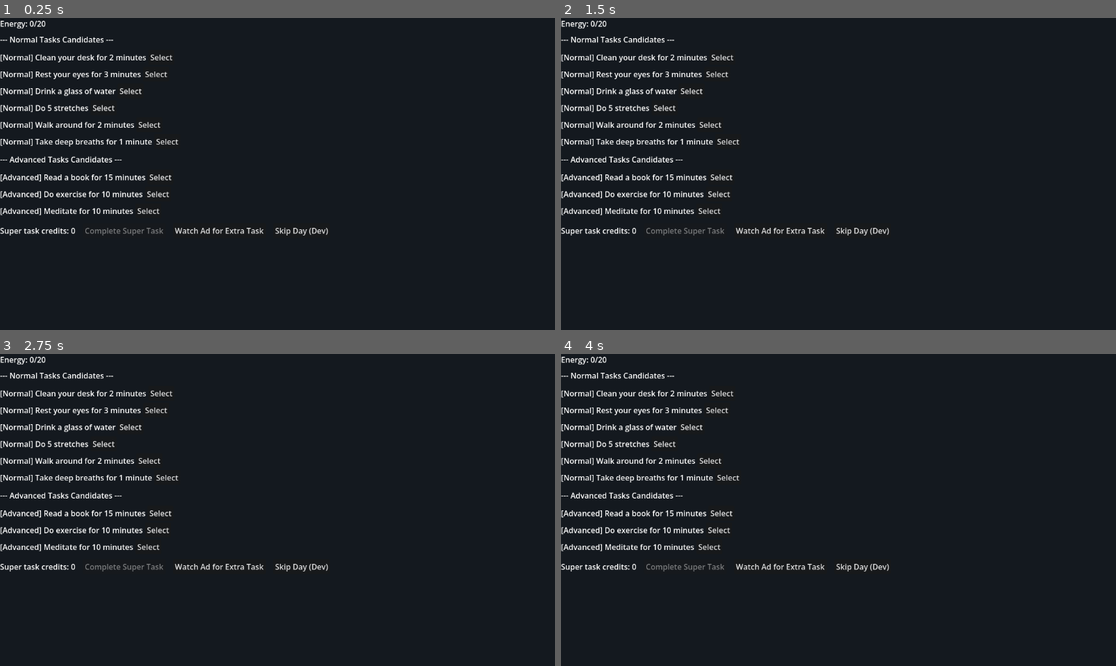
Above: before the commit, frames 1-4 (two rows, left to right).
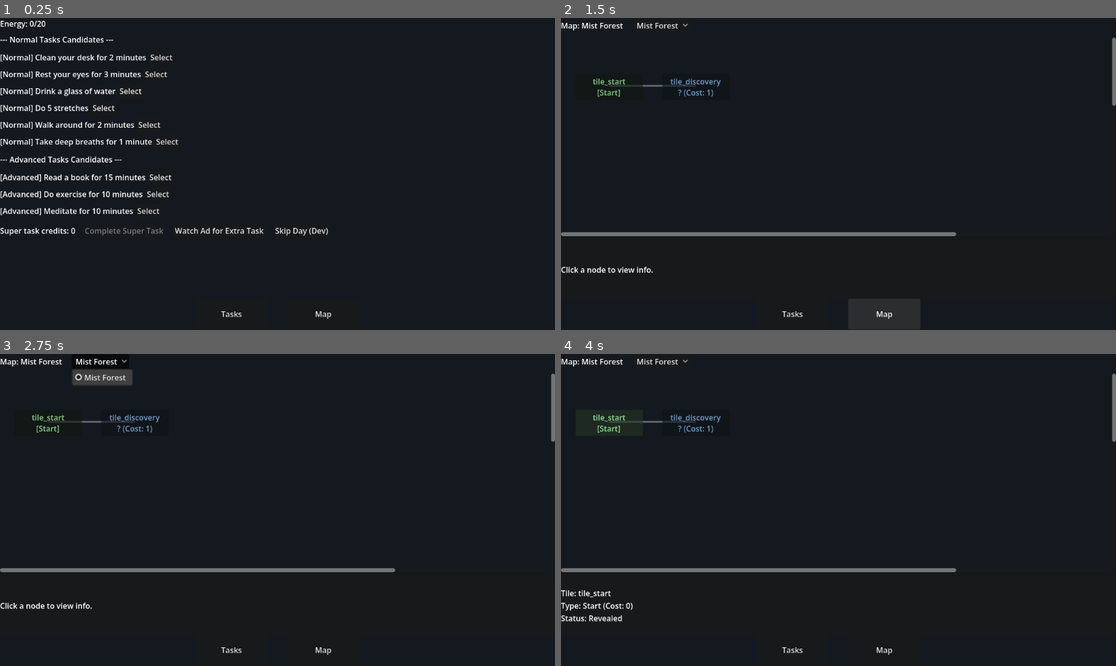
Above: after the commit, the same moments.

Repository: shellpig/Sparkote
Game: Godot game, scene res://scenes/main.tscn
Two runs of this game, one before a commit and one after it. Both use one fixed random seed, a clock stepped at 60 frames per second and the inputs below.
Inputs (mouse positions are in pixels of both pictures, inside the frame that each line leads up to):
- Up to frame 1 (0.25 s): no input
- Up to frame 2 (1.5 s): click (794, 314) at 0.5 s, where only the run after the commit has a clickable "Tasks"; click (882, 314) at 1.25 s, where only the run after the commit has a clickable "Map"
- Up to frame 3 (2.75 s): click (99, 360) at 2 s, where only the run after the commit has a clickable "Mist Forest"
- Up to frame 4 (4 s): click (610, 422) at 2.75 s, where only the run after the commit has a clickable "tile_start [Start]"; click (610, 422) at 3.5 s, where only the run after the commit has a clickable "tile_start [Start]"

The runs differ from the first frame. In frame 1, less than 0.1% of the frame differs, in the area x 39-60%, y 93-97%; in frame 2, 5.3%; in frame 3, 5.7%, in the area x 0-100%, y 0-97%; in frame 4, 5.5%.

Commit message:
Implement Phase 1-C: Exploration System, Map View, and Map Page UI

Diff:
--- a/project.godot
+++ b/project.godot
@@ -25,6 +25,8 @@
 SaveService="*res://scripts/autoload/save_service.gd"
 UINavigation="*res://scripts/autoload/ui_navigation.gd"
 EventSystem="*res://scripts/systems/event_system.gd"
+Exploration="*res://scripts/systems/exploration.gd"
+
 
 [editor_plugins]
 
--- a/scenes/main.tscn
+++ b/scenes/main.tscn
@@ -1,7 +1,8 @@
-[gd_scene load_steps=3 format=3 uid="uid://cx6i8d7rby1q8"]
+[gd_scene load_steps=4 format=3 uid="uid://cx6i8d7rby1q8"]
 
 [ext_resource type="Script" path="res://scripts/ui/main.gd" id="1_1"]
 [ext_resource type="PackedScene" uid="uid://bsh2i31m0q1v4" path="res://scenes/ui/task_page.tscn" id="2_2"]
+[ext_resource type="PackedScene" uid="uid://c7t4f65p8b2c8" path="res://scenes/ui/map_page.tscn" id="3_3"]
 
 [node name="Main" type="Node"]
 script = ExtResource("1_1")
@@ -20,9 +21,34 @@
 layout_mode = 1
 anchors_preset = 15
 anchor_right = 1.0
-anchor_bottom = 1.0
+anchor_bottom = 0.9
 grow_horizontal = 2
 grow_vertical = 2
 
 [node name="TaskPage" parent="CanvasLayer/UIRoot/Pages" instance=ExtResource("2_2")]
 layout_mode = 1
+
+[node name="MapPage" parent="CanvasLayer/UIRoot/Pages" instance=ExtResource("3_3")]
+visible = false
+layout_mode = 1
+
+[node name="NavBar" type="HBoxContainer" parent="CanvasLayer/UIRoot"]
+layout_mode = 1
+anchors_preset = 12
+anchor_top = 0.9
+anchor_right = 1.0
+anchor_bottom = 1.0
+grow_horizontal = 2
+grow_vertical = 0
+alignment = 1
+theme_override_constants/separation = 40
+
+[node name="TasksButton" type="Button" parent="CanvasLayer/UIRoot/NavBar"]
+custom_minimum_size = Vector2(150, 40)
+layout_mode = 2
+text = "Tasks"
+
+[node name="MapButton" type="Button" parent="CanvasLayer/UIRoot/NavBar"]
+custom_minimum_size = Vector2(150, 40)
+layout_mode = 2
+text = "Map"
--- /dev/null
+++ b/scenes/ui/map_page.tscn
@@ -0,0 +1,49 @@
+[gd_scene load_steps=2 format=3 uid="uid://c7t4f65p8b2c8"]
+
+[ext_resource type="Script" path="res://scripts/ui/map_page.gd" id="1_1"]
+
+[node name="MapPage" type="Control"]
+layout_mode = 3
+anchors_preset = 15
+anchor_right = 1.0
+anchor_bottom = 1.0
+grow_horizontal = 2
+grow_vertical = 2
+script = ExtResource("1_1")
+
+[node name="VBoxContainer" type="VBoxContainer" parent="."]
+layout_mode = 1
+anchors_preset = 15
+anchor_right = 1.0
+anchor_bottom = 1.0
+grow_horizontal = 2
+grow_vertical = 2
+theme_override_constants/separation = 10
+
+[node name="Header" type="HBoxContainer" parent="VBoxContainer"]
+layout_mode = 2
+theme_override_constants/separation = 20
+
+[node name="MapTitle" type="Label" parent="VBoxContainer/Header"]
+layout_mode = 2
+text = "Map: Loading..."
+
+[node name="MapSwitcher" type="OptionButton" parent="VBoxContainer/Header"]
+layout_mode = 2
+
+[node name="ScrollContainer" type="ScrollContainer" parent="VBoxContainer"]
+layout_mode = 2
+size_flags_vertical = 3
+
+[node name="MapBoard" type="Control" parent="VBoxContainer/ScrollContainer"]
+custom_minimum_size = Vector2(1600, 1200)
+layout_mode = 2
+
+[node name="DetailPanel" type="PanelContainer" parent="VBoxContainer"]
+custom_minimum_size = Vector2(0, 120)
+layout_mode = 2
+
+[node name="DetailLabel" type="Label" parent="VBoxContainer/DetailPanel"]
+layout_mode = 2
+text = "Click a node to view info."
+autowrap_mode = 2
--- /dev/null
+++ b/scripts/systems/exploration.gd
@@ -0,0 +1,181 @@
+extends Node
+
+var current_map_id: String = ""
+
+func _ready() -> void:
+	# If no maps are unlocked, unlock "map_1" as the starting map
+	if GameState.unlocked_maps.is_empty():
+		unlock_map("map_1")
+
+	# Set default current map
+	if current_map_id.is_empty() and not GameState.unlocked_maps.is_empty():
+		current_map_id = GameState.unlocked_maps[0]
+
+func can_flip(map_id: String, tile_id: String) -> Dictionary:
+	# 1. Check if map is unlocked
+	if not GameState.is_map_unlocked(map_id):
+		return {"ok": false, "reason": "map_locked"}
+
+	# 2. Check if already revealed
+	if GameState.is_tile_revealed(map_id, tile_id):
+		return {"ok": false, "reason": "already_revealed"}
+
+	# 3. Retrieve map and tile data
+	var map_data = Content.get_map(map_id)
+	if map_data.is_empty():
+		return {"ok": false, "reason": "invalid_map"}
+
+	var tiles_data = map_data.get("tiles", [])
+	var target_tile = null
+	for tile in tiles_data:
+		if tile.get("id") == tile_id:
+			target_tile = tile
+			break
+
+	if not target_tile:
+		return {"ok": false, "reason": "invalid_tile"}
+
+	# 4. Check adjacency (must be adjacent to a revealed tile on this map)
+	if not GameState.is_adjacent_to_revealed(map_id, tile_id):
+		return {"ok": false, "reason": "too_far"}
+
+	# 5. Check requirements
+	var reqs = target_tile.get("requirements", [])
+	if not GameState.meets_requirements(reqs):
+		var unmet = GameState.unmet_requirements(reqs)
+		return {"ok": false, "reason": "blocked", "unmet": unmet}
+
+	# 6. Check energy
+	var cost = int(target_tile.get("cost", 0))
+	if not GameState.can_afford(cost):
+		return {"ok": false, "reason": "no_energy"}
+
+	return {"ok": true}
+
+func flip_tile(map_id: String, tile_id: String) -> Dictionary:
+	var check = can_flip(map_id, tile_id)
+	if not check.get("ok", false):
+		return check
+
+	# Get tile data
+	var map_data = Content.get_map(map_id)
+	var tiles_data = map_data.get("tiles", [])
+	var target_tile = null
+	for tile in tiles_data:
+		if tile.get("id") == tile_id:
+			target_tile = tile
+			break
+
+	if not target_tile:
+		return {"ok": false, "reason": "invalid_tile"}
+
+	var cost = int(target_tile.get("cost", 0))
+	var tile_type = target_tile.get("type", "")
+
+	# Spend energy
+	if not GameState.spend_energy(cost):
+		return {"ok": false, "reason": "no_energy"}
+
+	# Mark revealed
+	GameState.mark_revealed(map_id, tile_id)
+
+	# Log to diary
+	GameState.log_to_diary(GameState.game_day, "tiles_revealed", 1)
+
+	var outcome = {
+		"ok": true,
+		"type": tile_type,
+		"rewards_applied": {}
+	}
+
+	# Settle based on tile type
+	match tile_type:
+		"discovery":
+			var rewards = target_tile.get("rewards", {})
+			GameState.apply_rewards(rewards)
+			outcome["rewards_applied"] = rewards
+		"resource_point":
+			var first_rewards = target_tile.get("first_rewards", {})
+			GameState.apply_rewards(first_rewards)
+			outcome["rewards_applied"] = first_rewards
+		"decor":
+			if target_tile.has("reward_id"):
+				var reward_id = target_tile.get("reward_id")
+				GameState.add_furniture(reward_id)
+				outcome["reward_id"] = reward_id
+		"exit":
+			var target_maps = target_tile.get("target_maps", [])
+			for t_map_id in target_maps:
+				unlock_map(t_map_id)
+			outcome["unlocked_maps"] = target_maps
+		"event":
+			var event_id = target_tile.get("event_id", "")
+			outcome["event_id"] = event_id
+			EventSystem.play(event_id)
+
+	return outcome
+
+func unlock_map(map_id: String) -> void:
+	if GameState.is_map_unlocked(map_id):
+		return
+	GameState.unlock_map(map_id)
+	var map_data = Content.get_map(map_id)
+	if not map_data.is_empty():
+		var start_tile = map_data.get("start_tile", "")
+		if not start_tile.is_empty():
+			GameState.mark_revealed(map_id, start_tile)
+
+func set_current_map(map_id: String) -> void:
+	if GameState.is_map_unlocked(map_id):
+		current_map_id = map_id
+
+func get_current_map() -> String:
+	return current_map_id
+
+func get_map_view(map_id: String) -> Dictionary:
+	var map_data = Content.get_map(map_id)
+	if map_data.is_empty():
+		return {}
+
+	var view_tiles = []
+	var tiles_data = map_data.get("tiles", [])
+
+	for tile in tiles_data:
+		var tile_id = tile.get("id", "")
+		var is_revealed = GameState.is_tile_revealed(map_id, tile_id)
+		var is_adjacent = GameState.is_adjacent_to_revealed(map_id, tile_id)
+
+		# Only visible (revealed or adjacent to revealed) tiles are returned
+		if is_revealed or is_adjacent:
+			var reqs = tile.get("requirements", [])
+			var unmet = GameState.unmet_requirements(reqs)
+			var check = can_flip(map_id, tile_id)
+
+			var t_view = {
+				"id": tile_id,
+				"position": tile.get("position", [0, 0]),
+				"type": tile.get("type", ""),
+				"cost": int(tile.get("cost", 0)),
+				"revealed": is_revealed,
+				"selectable": check.get("ok", false),
+				"blocked": not unmet.is_empty(),
+				"reason": check.get("reason", ""),
+				"requirements": reqs,
+				"unmet_requirements": unmet,
+				"neighbors": tile.get("neighbors", []),
+				"text": tile.get("text", ""),
+				"rewards": tile.get("rewards", {}),
+				"first_rewards": tile.get("first_rewards", {}),
+				"collect_rewards": tile.get("collect_rewards", {}),
+				"event_id": tile.get("event_id", ""),
+				"target_maps": tile.get("target_maps", []),
+				"reward_id": tile.get("reward_id", "")
+			}
+			view_tiles.append(t_view)
+
+	return {
+		"id": map_id,
+		"name": map_data.get("name", ""),
+		"tiles": view_tiles,
+		"unlocked_maps": GameState.unlocked_maps.duplicate()
+	}
--- a/scripts/ui/main.gd
+++ b/scripts/ui/main.gd
@@ -1,6 +1,9 @@
 extends Node
 
 @onready var task_page: Control = $CanvasLayer/UIRoot/Pages/TaskPage
+@onready var map_page: Control = $CanvasLayer/UIRoot/Pages/MapPage
+@onready var tasks_button: Button = $CanvasLayer/UIRoot/NavBar/TasksButton
+@onready var map_button: Button = $CanvasLayer/UIRoot/NavBar/MapButton
 
 func _ready() -> void:
 	UINavigation.navigation_changed.connect(_on_navigation_changed)
@@ -9,6 +12,13 @@
 	if GameState.today_candidates.get("normal", []).is_empty():
 		TaskSystem.roll_today()
 
+	# Wire up navigation buttons
+	tasks_button.pressed.connect(func(): UINavigation.navigate("task"))
+	map_button.pressed.connect(func(): UINavigation.navigate("map"))
+
 func _on_navigation_changed(active_page: String) -> void:
-	if is_inside_tree() and task_page:
-		task_page.visible = (active_page == "task")
+	if is_inside_tree():
+		if task_page:
+			task_page.visible = (active_page == "task")
+		if map_page:
+			map_page.visible = (active_page == "map")
--- /dev/null
+++ b/scripts/ui/map_page.gd
@@ -0,0 +1,188 @@
+extends Control
+
+@onready var map_title: Label = $VBoxContainer/Header/MapTitle
+@onready var map_switcher: OptionButton = $VBoxContainer/Header/MapSwitcher
+@onready var map_board: Control = $VBoxContainer/ScrollContainer/MapBoard
+@onready var detail_label: Label = $VBoxContainer/DetailPanel/DetailLabel
+
+var selected_tile_id: String = ""
+
+func _ready() -> void:
+	GameState.tile_revealed.connect(_on_state_changed)
+	GameState.map_unlocked.connect(_on_state_changed)
+	GameState.energy_changed.connect(_on_state_changed)
+	GameState.resources_changed.connect(_on_state_changed)
+
+	map_switcher.item_selected.connect(_on_map_selected)
+	map_board.draw.connect(_on_map_board_draw)
+
+	_on_state_changed()
+
+func _on_state_changed(_v = null, _v2 = null) -> void:
+	if not is_inside_tree():
+		return
+
+	var cur_map = Exploration.get_current_map()
+	if cur_map.is_empty():
+		return
+
+	var view = Exploration.get_map_view(cur_map)
+	if view.is_empty():
+		return
+
+	# Update Title
+	map_title.text = "Map: %s" % view.get("name", cur_map)
+
+	# Update map switcher dropdown
+	map_switcher.clear()
+	var unlocked_maps = view.get("unlocked_maps", [])
+	var select_idx = -1
+	for idx in range(unlocked_maps.size()):
+		var m_id = unlocked_maps[idx]
+		var m_data = Content.get_map(m_id)
+		var m_name = m_data.get("name", m_id)
+		map_switcher.add_item(m_name)
+		map_switcher.set_item_metadata(idx, m_id)
+		if m_id == cur_map:
+			select_idx = idx
+
+	if select_idx != -1:
+		map_switcher.select(select_idx)
+
+	# Rebuild nodes
+	_populate_nodes(view)
+
+	# Redraw lines
+	map_board.queue_redraw()
+
+func _on_map_selected(idx: int) -> void:
+	var m_id = map_switcher.get_item_metadata(idx)
+	Exploration.set_current_map(m_id)
+	selected_tile_id = ""
+	detail_label.text = "Click a node to view info."
+	_on_state_changed()
+
+func _get_screen_position(grid_pos: Array) -> Vector2:
+	var scale_factor = Vector2(180, 140)
+	var offset = Vector2(100, 100)
+	return Vector2(grid_pos[0], grid_pos[1]) * scale_factor + offset
+
+func _populate_nodes(view: Dictionary) -> void:
+	# Clear old nodes
+	for child in map_board.get_children():
+		child.queue_free()
+
+	var tiles = view.get("tiles", [])
+	var cur_map = view.get("id")
+
+	for tile in tiles:
+		var tile_id = tile.get("id")
+		var is_revealed = tile.get("revealed", false)
+		var is_selectable = tile.get("selectable", false)
+		var is_blocked = tile.get("blocked", false)
+		var cost = tile.get("cost", 0)
+		var type = tile.get("type", "")
+
+		# Define button
+		var btn = Button.new()
+		btn.custom_minimum_size = Vector2(140, 50)
+
+		# Set text and theme color
+		if is_revealed:
+			btn.text = "%s\n[%s]" % [tile_id, type.capitalize()]
+			btn.modulate = Color(0.6, 0.9, 0.6) # Greenish for revealed
+		elif is_blocked:
+			btn.text = "%s\n🔒 (Cost: %d)" % [tile_id, cost]
+			btn.modulate = Color(0.9, 0.5, 0.5) # Reddish for blocked
+		else:
+			btn.text = "%s\n? (Cost: %d)" % [tile_id, cost]
+			btn.modulate = Color(0.5, 0.7, 0.9) # Bluish/yellowish for selectable
+
+		# Position button centered on grid screen coordinate
+		var center_pos = _get_screen_position(tile.get("position", [0, 0]))
+		btn.position = center_pos - Vector2(70, 25)
+
+		# Bind press
+		btn.pressed.connect(func(): _on_tile_pressed(cur_map, tile))
+
+		map_board.add_child(btn)
+
+func _on_tile_pressed(map_id: String, tile: Dictionary) -> void:
+	var tile_id = tile.get("id")
+	selected_tile_id = tile_id
+	var is_revealed = tile.get("revealed", false)
+	var is_selectable = tile.get("selectable", false)
+	var is_blocked = tile.get("blocked", false)
+	var cost = tile.get("cost", 0)
+	var type = tile.get("type", "")
+
+	var info = "Tile: %s\nType: %s (Cost: %d)\nStatus: " % [tile_id, type.capitalize(), cost]
+	if is_revealed:
+		info += "Revealed"
+		match type:
+			"discovery":
+				info += "\nFound: %s" % JSON.stringify(tile.get("rewards", {}))
+			"resource_point":
+				info += "\nResource Point (First: %s, Repeat: %s)" % [
+					JSON.stringify(tile.get("first_rewards", {})),
+					JSON.stringify(tile.get("collect_rewards", {}))
+				]
+			"decor":
+				info += "\nGrants furniture: %s" % tile.get("reward_id", "")
+			"exit":
+				info += "\nExit to map(s): %s" % JSON.stringify(tile.get("target_maps", []))
+			"event":
+				info += "\nCompleted Event: %s" % tile.get("event_id", "")
+	elif is_blocked:
+		info += "Blocked by unmet requirements: "
+		var unmet = tile.get("unmet_requirements", [])
+		var unmet_desc = []
+		for u in unmet:
+			unmet_desc.append("%s:%s" % [u.get("type"), u.get("id")])
+		info += ", ".join(unmet_desc)
+	else:
+		info += "Selectable (Click below to flip)"
+
+	detail_label.text = info
+
+	# If selectable, show a button or prompt to flip
+	if is_selectable and not is_revealed:
+		# Add a temporary quick-flip action inside detail label
+		detail_label.text += "\n[Press again or click button below to FLIP]"
+		var outcome = Exploration.flip_tile(map_id, tile_id)
+		if outcome.get("ok", false):
+			selected_tile_id = ""
+			_on_state_changed()
+			detail_label.text = "Flipped %s successfully! Outcome: %s" % [tile_id, outcome.get("type")]
+		else:
+			detail_label.text += "\nFlip failed: %s" % outcome.get("reason", "")
+
+func _on_map_board_draw() -> void:
+	var cur_map = Exploration.get_current_map()
+	if cur_map.is_empty():
+		return
+
+	var view = Exploration.get_map_view(cur_map)
+	if view.is_empty():
+		return
+
+	var tiles = view.get("tiles", [])
+
+	# Draw connection lines between visible tiles
+	for tile in tiles:
+		var tile_id = tile.get("id")
+		var tile_pos = _get_screen_position(tile.get("position", [0, 0]))
+		var neighbors = tile.get("neighbors", [])
+
+		for neighbor_id in neighbors:
+			var neighbor_tile = null
+			for t in tiles:
+				if t.get("id") == neighbor_id:
+					neighbor_tile = t
+					break
+
+			if neighbor_tile:
+				var neighbor_pos = _get_screen_position(neighbor_tile.get("position", [0, 0]))
+				# Draw line only once per pair
+				if tile_id < neighbor_id:
+					map_board.draw_line(tile_pos, neighbor_pos, Color(0.45, 0.45, 0.5, 0.8), 4.0)
--- /dev/null
+++ b/tests/unit/test_exploration.gd
@@ -0,0 +1,208 @@
+extends GutTest
+
+func before_all():
+	Config.load_config("res://tests/fixtures/config.json")
+	Content.content_dir = "res://tests/fixtures/"
+	Content.load_all()
+
+func before_each():
+	GameState.new_game()
+	# GameState.new_game resets unlocked maps, but Exploration._ready unlocks map_1 at startup.
+	# To ensure clean state, we explicitly set up Exploration for each test.
+	Exploration.current_map_id = ""
+	GameState.unlocked_maps.clear()
+	GameState.revealed_tiles.clear()
+
+	# Explicitly unlock starting map
+	Exploration.unlock_map("map_1")
+	Exploration.set_current_map("map_1")
+
+func test_starting_map_and_tile_revealed():
+	assert_true(GameState.is_map_unlocked("map_1"))
+	assert_true(GameState.is_tile_revealed("map_1", "tile_start"))
+	assert_eq(Exploration.get_current_map(), "map_1")
+
+func test_can_flip_adjacency():
+	GameState.add_energy(10)
+	# Neighbors of tile_start is tile_discovery. It should be selectable.
+	var check_disc = Exploration.can_flip("map_1", "tile_discovery")
+	assert_true(check_disc.get("ok"))
+
+	# tile_resource is not adjacent to tile_start (needs tile_discovery first).
+	var check_res = Exploration.can_flip("map_1", "tile_resource")
+	assert_false(check_res.get("ok"))
+	assert_eq(check_res.get("reason"), "too_far")
+
+	# Already revealed starting tile
+	var check_start = Exploration.can_flip("map_1", "tile_start")
+	assert_false(check_start.get("ok"))
+	assert_eq(check_start.get("reason"), "already_revealed")
+
+func test_insufficient_energy():
+	# Set energy to 0 (default on new game is 0)
+	GameState.energy = 0
+
+	# tile_discovery costs 1.
+	var check = Exploration.can_flip("map_1", "tile_discovery")
+	assert_false(check.get("ok"))
+	assert_eq(check.get("reason"), "no_energy")
+
+	# Try flipping, should fail and not change energy/state
+	var outcome = Exploration.flip_tile("map_1", "tile_discovery")
+	assert_false(outcome.get("ok"))
+	assert_eq(outcome.get("reason"), "no_energy")
+	assert_eq(GameState.get_energy(), 0)
+	assert_false(GameState.is_tile_revealed("map_1", "tile_discovery"))
+
+func test_successful_flip_discovery():
+	# Give energy
+	GameState.add_energy(5)
+
+	# Flip discovery tile (cost 1)
+	var outcome = Exploration.flip_tile("map_1", "tile_discovery")
+	assert_true(outcome.get("ok"))
+	assert_eq(outcome.get("type"), "discovery")
+
+	# Energy should be deducted: 5 - 1 = 4
+	assert_eq(GameState.get_energy(), 4)
+	assert_true(GameState.is_tile_revealed("map_1", "tile_discovery"))
+
+	# Reward should be applied: discovery gives 2 wood (res://tests/fixtures/maps/map_1.json line 22)
+	assert_eq(GameState.get_resource("wood"), 2)
+
+	# Diary check
+	var diary_data = GameState.get_diary(GameState.game_day)
+	assert_eq(diary_data.get("tiles_revealed", 0), 1)
+
+func test_successful_flip_resource_point():
+	GameState.add_energy(10)
+
+	# Progress to tile_discovery
+	Exploration.flip_tile("map_1", "tile_discovery")
+
+	# Flip resource point tile (cost 2)
+	var outcome = Exploration.flip_tile("map_1", "tile_resource")
+	assert_true(outcome.get("ok"))
+	assert_eq(outcome.get("type"), "resource_point")
+
+	# Energy deducted: 10 - 1 (discovery) - 2 (resource) = 7
+	assert_eq(GameState.get_energy(), 7)
+	assert_true(GameState.is_tile_revealed("map_1", "tile_resource"))
+
+	# Resource point first_rewards should be applied: 5 stone
+	assert_eq(GameState.get_resource("stone"), 5)
+
+func test_requirements_blocking_and_unlock():
+	GameState.add_energy(15)
+
+	# Progress to tile_resource
+	Exploration.flip_tile("map_1", "tile_discovery")
+	Exploration.flip_tile("map_1", "tile_resource")
+
+	# tile_blocked is next, cost 1, requires item "door_key"
+	var check = Exploration.can_flip("map_1", "tile_blocked")
+	assert_false(check.get("ok"))
+	assert_eq(check.get("reason"), "blocked")
+
+	# Add the requirement item to GameState
+	GameState.add_task_item("door_key", 1)
+
+	# Now it should be selectable
+	var check_after = Exploration.can_flip("map_1", "tile_blocked")
+	assert_true(check_after.get("ok"))
+
+	# Flip it (cost 1)
+	var outcome = Exploration.flip_tile("map_1", "tile_blocked")
+	assert_true(outcome.get("ok"))
+	assert_eq(outcome.get("type"), "decor")
+
+	# Grants furniture: chair_1
+	assert_true(GameState.has_furniture("chair_1"))
+
+func test_exit_unlocks_new_map_and_reveals_start():
+	GameState.add_energy(20)
+
+	# Progress to tile_exit
+	Exploration.flip_tile("map_1", "tile_discovery")
+	Exploration.flip_tile("map_1", "tile_resource")
+
+	# Give key so we can open tile_blocked
+	GameState.add_task_item("door_key", 1)
+	Exploration.flip_tile("map_1", "tile_blocked")
+
+	# tile_exit targets map_2 (cost 3)
+	assert_false(GameState.is_map_unlocked("map_2"))
+
+	var outcome = Exploration.flip_tile("map_1", "tile_exit")
+	assert_true(outcome.get("ok"))
+	assert_eq(outcome.get("type"), "exit")
+
+	# map_2 should now be unlocked
+	assert_true(GameState.is_map_unlocked("map_2"))
+	# map_2 start tile (tile_sky_start) should be automatically revealed
+	assert_true(GameState.is_tile_revealed("map_2", "tile_sky_start"))
+
+func test_forking_choices_and_bypassing():
+	GameState.add_energy(15)
+	Exploration.flip_tile("map_1", "tile_discovery")
+	Exploration.flip_tile("map_1", "tile_resource")
+
+	# From tile_resource, we have two paths: tile_blocked (blocked by key) and tile_event.
+	# tile_event is adjacent and has no requirements. It should be flip-able.
+	var check_event = Exploration.can_flip("map_1", "tile_event")
+	assert_true(check_event.get("ok"))
+
+	# Flip tile_event
+	var outcome = Exploration.flip_tile("map_1", "tile_event")
+	assert_true(outcome.get("ok"))
+	assert_eq(outcome.get("type"), "event")
+
+	# Bypassed path tile_blocked should still be adjacent and evaluate to blocked (not vanished)
+	var check_blocked = Exploration.can_flip("map_1", "tile_blocked")
+	assert_false(check_blocked.get("ok"))
+	assert_eq(check_blocked.get("reason"), "blocked")
+
+	# Grant key and we should be able to flip tile_blocked later
+	GameState.add_task_item("door_key", 1)
+	var check_blocked_after = Exploration.can_flip("map_1", "tile_blocked")
+	assert_true(check_blocked_after.get("ok"))
+
+	var outcome_blocked = Exploration.flip_tile("map_1", "tile_blocked")
+	assert_true(outcome_blocked.get("ok"))
+	assert_true(GameState.is_tile_revealed("map_1", "tile_blocked"))
+
+func test_get_map_view_fog_rule():
+	# Initially, map_1 only has tile_start revealed.
+	# Neighbors of tile_start is tile_discovery.
+	# So only tile_start (revealed) and tile_discovery (adjacent/selectable) should be visible.
+	# All other tiles (tile_resource, tile_blocked, tile_event, tile_exit) should be hidden by fog.
+	var view = Exploration.get_map_view("map_1")
+	assert_eq(view.get("id"), "map_1")
+
+	var visible_tiles = view.get("tiles", [])
+	assert_eq(visible_tiles.size(), 2)
+
+	var visible_ids = []
+	for t in visible_tiles:
+		visible_ids.append(t.get("id"))
+
+	assert_true("tile_start" in visible_ids)
+	assert_true("tile_discovery" in visible_ids)
+	assert_false("tile_resource" in visible_ids)
+
+	# Now flip tile_discovery. tile_resource should become visible.
+	GameState.add_energy(5)
+	Exploration.flip_tile("map_1", "tile_discovery")
+
+	var view_after = Exploration.get_map_view("map_1")
+	var visible_tiles_after = view_after.get("tiles", [])
+	assert_eq(visible_tiles_after.size(), 3)
+
+	var visible_ids_after = []
+	for t in visible_tiles_after:
+		visible_ids_after.append(t.get("id"))
+
+	assert_true("tile_start" in visible_ids_after)
+	assert_true("tile_discovery" in visible_ids_after)
+	assert_true("tile_resource" in visible_ids_after)
+	assert_false("tile_blocked" in visible_ids_after)
Not shown, changed: PROJECT_BRIEF.md
